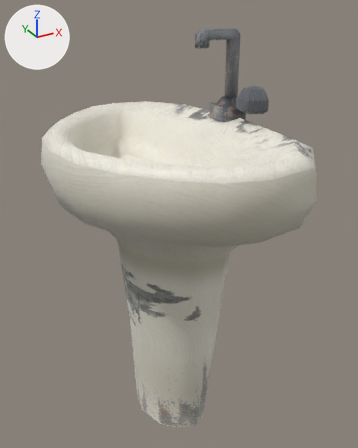
Renders of the FBX model Assets/Models/Level1/Sink/Sink.fbx from each side of a commit.
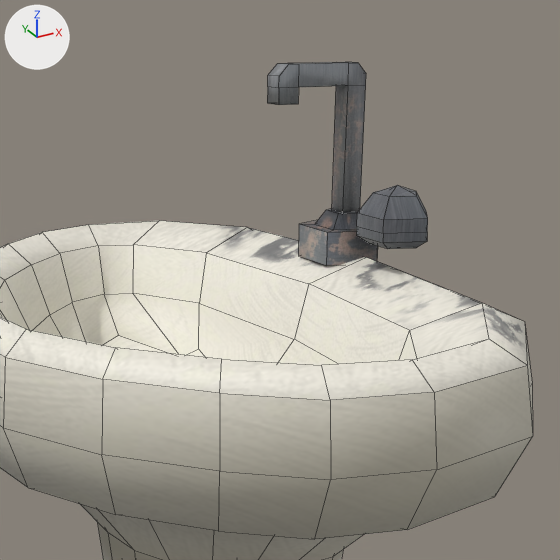
There are two pictures of each version: one whole from a camera (50 mm lens) standing at (0.1159, -0.2248, 0.0494) and looking at (0.1577, -0.1488, 0.0113), one close up on the part from 20% to 92% of the width and 0% to 57% of the height. Arrows for +X, +Y and +Z are at upper left; the lights stay in place. The close-ups show mesh edges as thin lines. Where no turn or scale is listed for an object, it has been applied to the vertices.

The older version as bpy lines, for what is in view:
```python
me_mesh = bpy.data.meshes.new('Mesh')
me_mesh.from_pydata(...)  # 257 vertices, 241 faces; spans x -0.0208..0.0208, y -0.029..0.029, z -0.0379..0.0379
# faces by material slot: [73, 168]
me_mesh.materials.append(mat_sink_tap)  # picture img_texture_sink_tap_tga
me_mesh.materials.append(mat_sink)  # picture img_texture_sink_tga
ob_polysurface324 = bpy.data.objects.new('polySurface324', me_mesh)
ob_polysurface324.location = (0.1548, -0.1486, 0.0077)
```
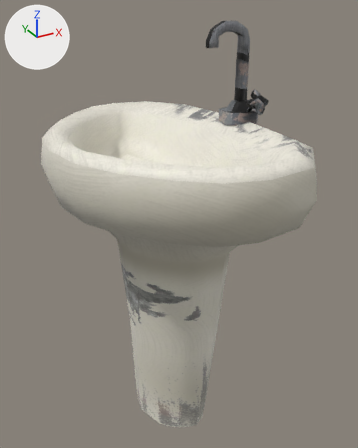
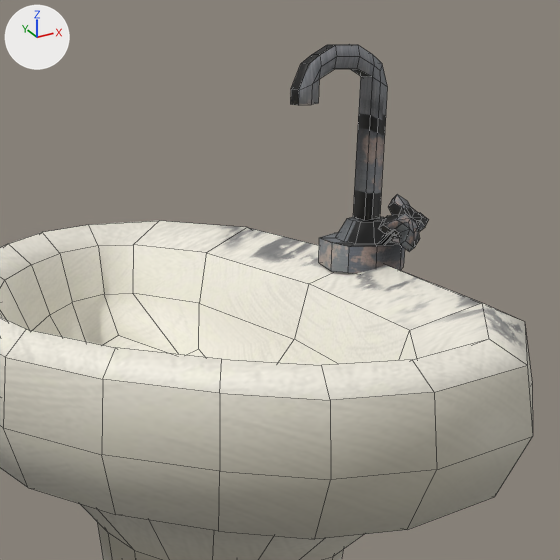
The newer file is also turned or shifted as a whole; pictures and numbers use the older file's frame.

Edits to the scene script, one JSON object a line:
```json
{"block": "me_mesh", "where": "# used by ob_polysurface324; location = (0.1548, -0.1486, 0.0077)"}
{"op": "remove", "block": "me_mesh", "code": "me_mesh.from_pydata(...)  # 257 vertices, 241 faces; spans x -0.0208..0.0208, y -0.029..0.029, z -0.0379..0.0379"}
{"op": "add", "block": "me_mesh", "code": "me_mesh.from_pydata(...)  # 359 vertices, 333 faces; spans x -0.0208..0.0208, y -0.029..0.029, z -0.0379..0.0394"}
{"block": "me_mesh", "change": "me_mesh part 1: the loose piece of 31 vertices spanning x 0.0133..0.0189, y -0.0074..-0.0015, z 0.0243..0.0291 is rebuilt with 89 vertices and now spans x 0.014..0.0186, y -0.0064..-0.0017, z 0.0236..0.0282"}
{"block": "me_mesh", "change": "me_mesh part 2: the loose piece of 21 vertices spanning x 0.0129..0.0199, y -0.0002..0.0071, z 0.0219..0.0259 is rebuilt with 41 vertices and now spans x 0.0126..0.0199, y -0.0035..0.0038, z 0.0216..0.0257"}
{"block": "me_mesh", "change": "me_mesh part 3: a new loose piece of 52 vertices spanning x 0.0087..0.0172, y -0.0007..0.001, z 0.0258..0.0394, in mat_sink_tap (picture img_texture_sink_tap_tga)"}
{"block": "me_mesh", "change": "me_mesh part 4: the loose piece of 28 vertices spanning x 0.0087..0.0171, y 0.0025..0.0043, z 0.0258..0.0379 is deleted"}
```

Where the change shows, as pixel boxes (x1, y1, x2, y2) in the close-ups (560 x 560 px):
```json
{"object": "polySurface324", "change": "reshaped", "before": [0, 62, 533, 560], "after": [0, 45, 533, 560]}
{"part": 1, "of": "me_mesh", "change": "rebuilt", "before": [356, 185, 428, 249], "after": [378, 194, 429, 252], "on screen": "29% narrower, 9% shorter"}
{"part": 2, "of": "me_mesh", "change": "rebuilt", "before": [299, 209, 378, 266], "after": [319, 217, 405, 274], "on screen": "9% wider"}
{"part": 3, "of": "me_mesh", "change": "added", "after": [290, 45, 388, 220]}
{"part": 4, "of": "me_mesh", "change": "deleted", "before": [267, 62, 366, 213]}
```
